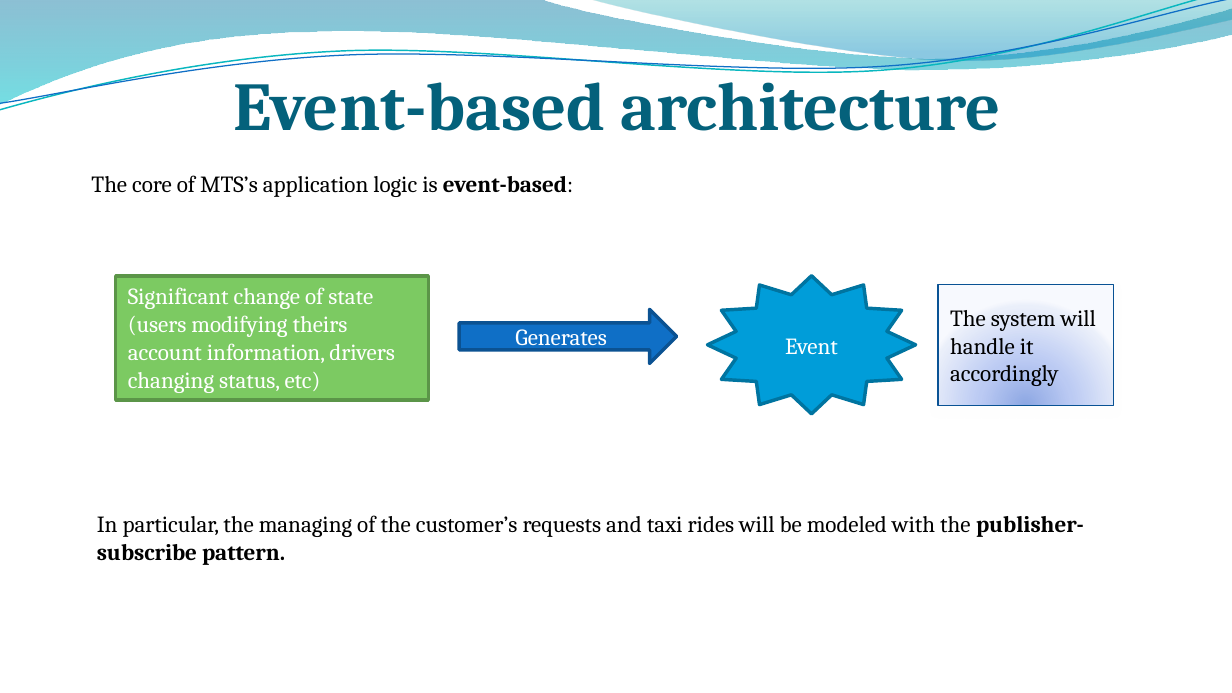
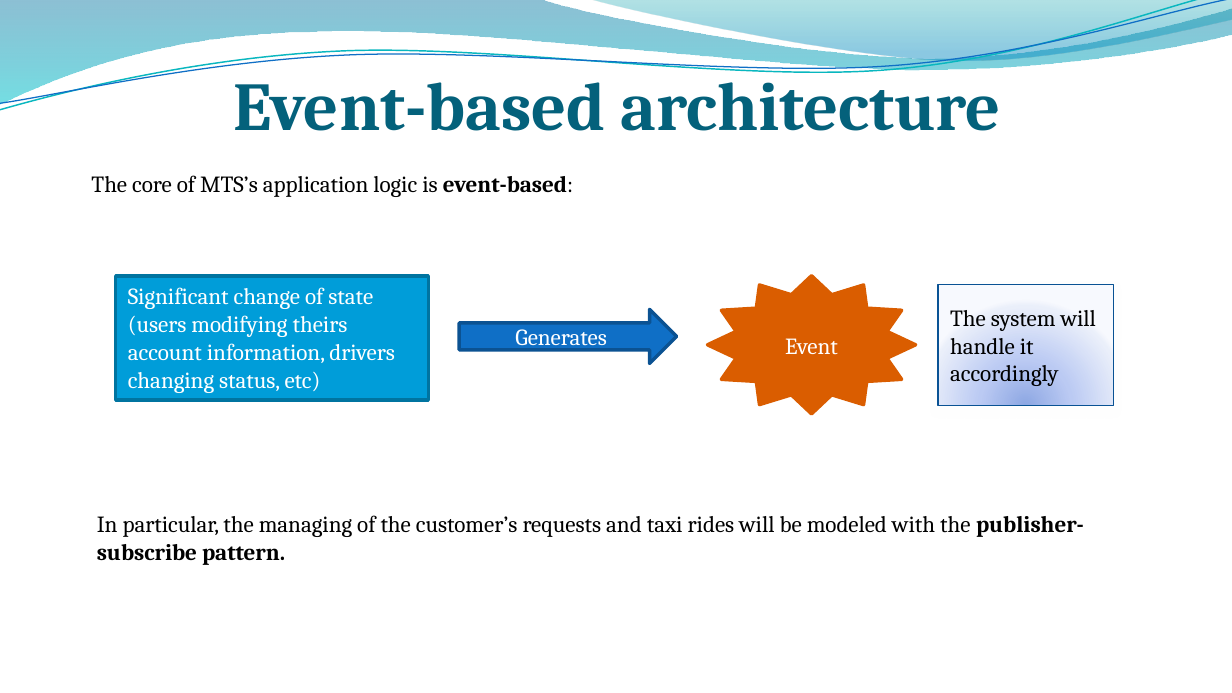
Before and after one commit to MarcoRomani/myTaxyService-SE2-PozziRomani, a slide deck: slide 7 of OtherStuff/DD final presentation 16_9.pptx. Drawn at 1232x693 pixels with LibreOffice and Linux fonts; fonts in the diff are those of the drawing; background and template pictures are left out. Boxes give left, top, right and bottom in pixels: in the first picture for what was removed or moved away, otherwise in the second. Text is boxed around its words. In the diff, an @@ line names an element or a change of style, - is before the commit and + after.

```diff
--- a/OtherStuff/DD final presentation 16_9.pptx
+++ b/OtherStuff/DD final presentation 16_9.pptx
@@ rectangle "Significant change of state (users ..." at box(116, 276, 429, 400): fill #7CCA62 to #009DD9; outline #5C9549 2 pt to #0074A1 2 pt @@
@@ star "Event" at box(707, 276, 915, 414): fill #009DD9 to #DA5D00; outline #0074A1 2 pt to #DA5D00 2 pt @@
```
Also in this commit, not shown: 1 other slide changed, 1 other file.
